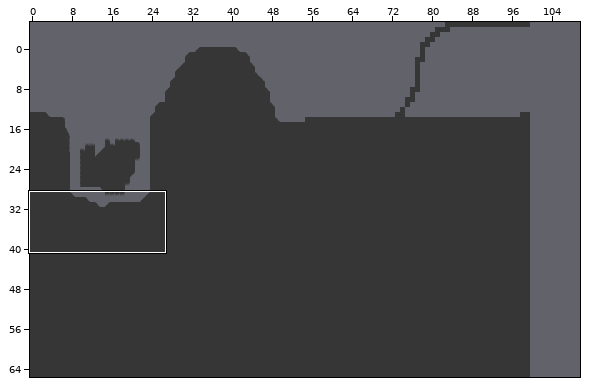
One commit to this Tiled map (JSON): res/tilemaps/water_level.json. The picture above shows the old version from afar; the outline marks the close-up.
Close-up. Before the edit:
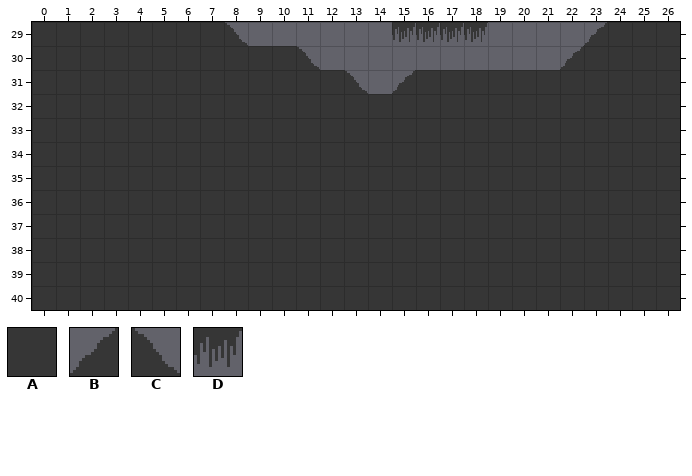
Cells are 16x16 px. Shown: x 0..26, y 29..40. The commit also changed other parts of the map, which this record leaves out. The old version is drawn lined up with the new one.
Key: from "mininicular": A 0, B 6, C 7, D 25.
_ is an empty cell.
Layers that did not change in this view are not listed.
Layer "0" before, first column x 0:
29 AAAAAAAAC______DDDD____BAAA
30 AAAAAAAAAAAC__________BAAAA
31 AAAAAAAAAAAAAC_BAAAAAAAAAAA
32 AAAAAAAAAAAAAAAAAAAAAAAAAAA
33 AAAAAAAAAAAAAAAAAAAAAAAAAAA
34 AAAAAAAAAAAAAAAAAAAAAAAAAAA
35 AAAAAAAAAAAAAAAAAAAAAAAAAAA
36 AAAAAAAAAAAAAAAAAAAAAAAAAAA
37 AAAAAAAAAAAAAAAAAAAAAAAAAAA
38 AAAAAAAAAAAAAAAAAAAAAAAAAAA
39 AAAAAAAAAAAAAAAAAAAAAAAAAAA
40 AAAAAAAAAAAAAAAAAAAAAAAAAAA
Now the later version:
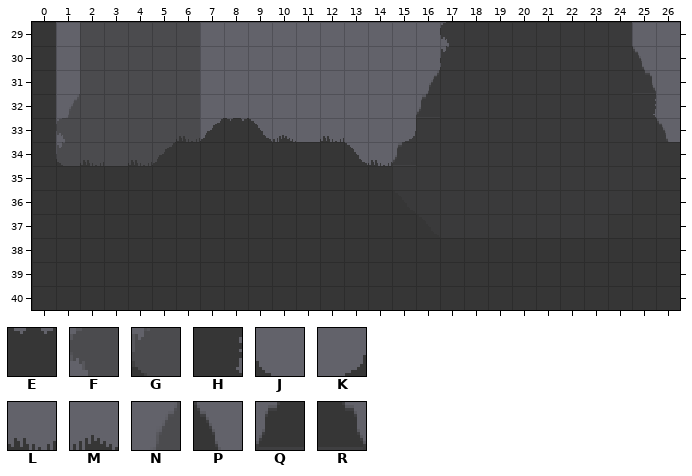
Further tiles: from "mininicular": E 2, F 4, G 8, H 17, J 18, K 19, L 26, M 27, N 38, P 39, Q 42, R 43.
See-through tiles are keyed as they look on the map.
The edit:
map size 100x100 -> 170x60 cells (old content now starts at 0,-34; both pictures use the new coordinates)
Layer "-2":
Tile A now appears in rows 29 to 33 at x 2 to 6; in row 34 at x 2 to 5.
Tile F now appears in row 33 at x 1.
Tile G now appears in row 34 at x 1.
Tile N now appears in row 32 at x 1.
Layer "-1":
Tile A now appears in row 29 at x 18 to 23; in row 30 at x 18 to 22.
Tile F now appears in row 29 at x 17.
Tile G now appears in row 30 at x 17.
Tile H now appears in row 32 at x 25.
Tile K now appears in row 33 at x 15.
Tile N now appears in row 31 at x 16.
Tile P now appears in row 30 at x 25; in row 33 at x 26.
Tile Q now appears in row 32 at x 16; in row 34 at x 15.
Tile R now appears in row 31 at x 25.
Layer "0":
The author changed tile A to tile B in row 33 at x 7; in row 34 at x 5.
The author changed tile A to tile C in row 33 at x 9; in row 34 at x 13.
The author changed tile A to tile E in row 33 at x 8.
The author changed tile A to tile J in row 34 at x 1.
The author changed tile A to tile L in row 33 at x 6 and 12; in row 34 at x 2, 4 and 14.
The author changed tile A to tile M in row 33 at x 10.
The author cleared tile A in row 29 at x 1 to 7 and 25 to 26; in row 30 at x 1 to 10 and 25 to 26; in row 31 at x 1 to 12, 16 and 25 to 26; in row 32 at x 1 to 16 and 25 to 26; in row 33 at x 1 to 5, 11, 13 to 15 and 26; in row 34 at x 3 and 15.
The author cleared tile B in row 29 at x 23; in row 30 at x 22; in row 31 at x 15.
The author cleared tile C in row 29 at x 8; in row 30 at x 11; in row 31 at x 13.
The author cleared tile D in row 29 at x 15 to 18.
Changed places in both close-ups, as pixel boxes (x1, y1, x2, y2):
changed: (56, 22, 607, 166)
changed: (632, 22, 680, 142)
